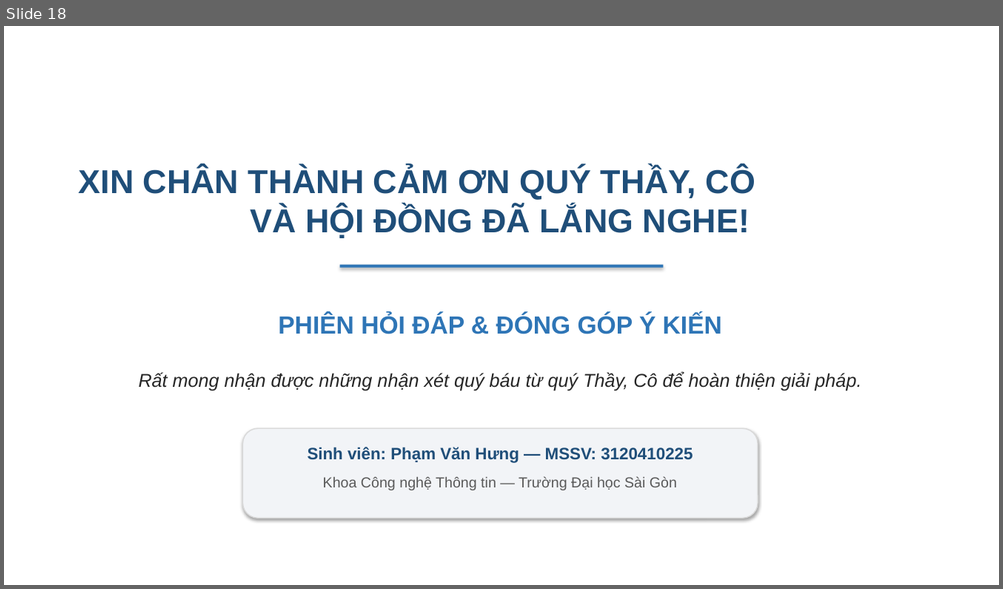
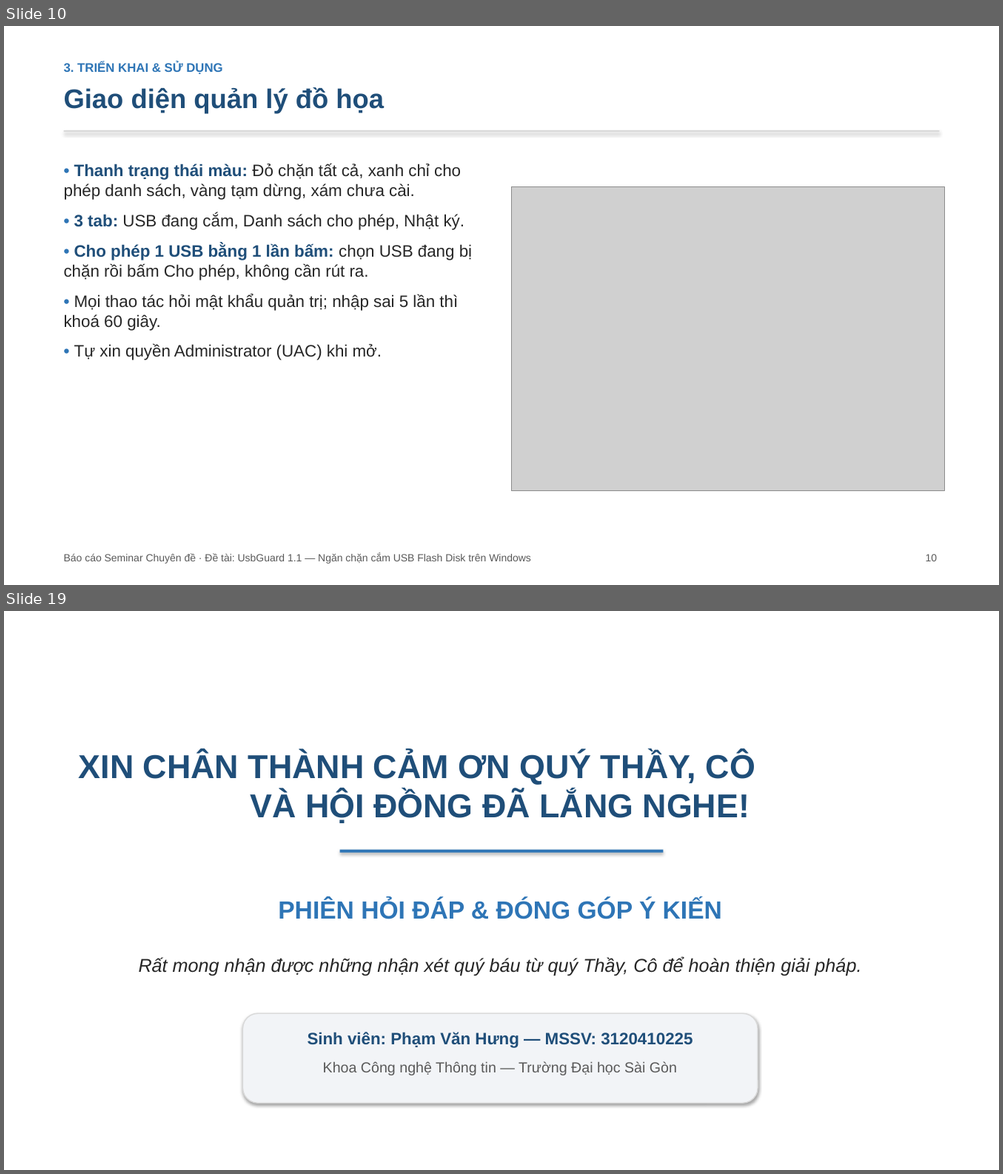
Before and after one commit to hungphamwp/usbguard, a slide deck: slide/SLIDE-UsbGuard.pptx. Shown one above the other, each under a label of ours: slide 18 before the commit, slides 10 and 19 after it; the slides between them are not shown. The pictures are 1003x589 and 1003x1174 pixels, drawn with LibreOffice and Linux fonts; fonts in the diff are those of the drawing; grey boxes stand for pictures. Boxes give left, top, right and bottom in pixels: in the first picture for what was removed or moved away, otherwise in the second. Text is boxed around its words. In the diff, an @@ line names an element or a change of style, - is before the commit and + after.

```diff
--- a/slide/SLIDE-UsbGuard.pptx
+++ b/slide/SLIDE-UsbGuard.pptx
@@ slide 10 added at [4, 26, 999, 585], background #FFFFFF @@
@@ text added at [64, 62, 222, 74], 12 pt, text #2E75B6, bold @@
+3. TRIỂN KHAI & SỬ DỤNG
@@ text added at [64, 87, 384, 114], 26 pt, text #1F4E79, bold @@
+Giao diện quản lý đồ họa
@@ rectangle added at [64, 130, 939, 132], fill #D9D9D9 @@
@@ text added at [64, 164, 472, 360], 16 pt, text #262626 @@
+• Thanh trạng thái màu: Đỏ chặn tất cả, xanh chỉ cho phép danh sách, vàng tạm dừng, xám chưa cài.
+• 3 tab: USB đang cắm, Danh sách cho phép, Nhật ký.
+• Cho phép 1 USB bằng 1 lần bấm: chọn USB đang bị chặn rồi bấm Cho phép, không cần rút ra.
+• Mọi thao tác hỏi mật khẩu quản trị; nhập sai 5 lần thì khoá 60 giây.
+• Tự xin quyền Administrator (UAC) khi mở.
@@ picture added at [512, 187, 944, 491] @@
@@ text added at [64, 554, 531, 564], 10 pt, text #595959 @@
+Báo cáo Seminar Chuyên đề · Đề tài: UsbGuard 1.1 — Ngăn chặn cắm USB Flash Disk trên Windows
@@ text added at [925, 554, 937, 562], 10 pt, text #595959 @@
+10
@@ what was slide 18 is now slide 19 @@
```
Also in this commit, not shown: 14 slides changed, 3 other slides added, 3 slides removed, 17 other files.
